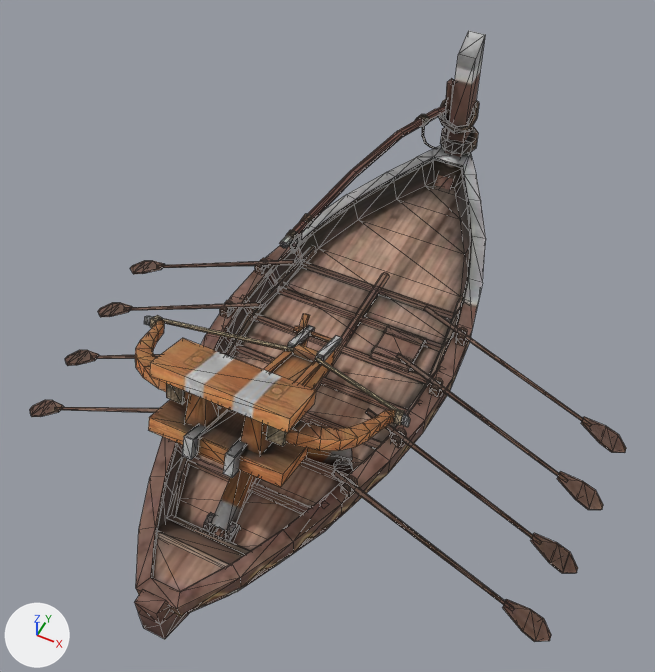
Two versions of the glTF model public/assets/unit-models/224-warbarge.glb, one commit apart.
Camera for both pictures: a camera (50 mm lens) standing at (2.68, -5.58, 7.51) and looking at (-0.17, 0.12, 0.39). Every picture has the same lights, and +X, +Y and +Z are marked at lower left. The picture after the commit comes second. Mesh edges are drawn as thin lines. Vertices at exactly the same position are counted once.

The scene before the commit, as lines of its bpy script (objects in view):
```python
mat_material_1 = principled_material('Material_1')
mat_material_1.texture = img_image_1
mat_material_1.metallic = 0.05
mat_material_1.roughness = 0.85
me_mesh_0 = bpy.data.meshes.new('Mesh_0')
me_mesh_0.from_pydata(...)  # 1855 vertices, 3354 faces; spans x -3.03..3.02, y -3.4..4.08, z -1.12..2.13
# faces by material slot: [2626, 728]
me_mesh_0.materials.append(mat_material_0)  # picture img_image_0
me_mesh_0.materials.append(mat_material_1)  # picture img_image_1
ob_mesh_0 = bpy.data.objects.new('Mesh_0', me_mesh_0)
ob_mesh_0.location = (0.0, 0.0, 0.0)
```
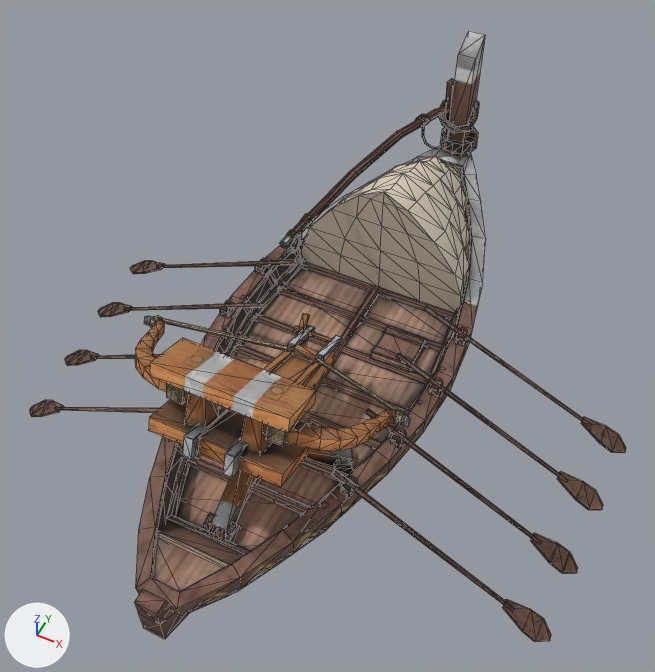
Boxes [x1, y1, x2, y2] around the edits, measured in the pictures (655 x 672 px):
'Mesh_0', reshaped: [30, 31, 626, 642] in both
part 1 of me_mesh_0, added: after [301, 156, 470, 313]

Edits to the bpy script that builds the scene:
```text
Change mat_material_1:
    remove mat_material_1.texture = img_image_1
    add mat_material_1.base_color = (0.72, 0.64, 0.52)  # pale yellow #ddd1bf
    mat_material_1.roughness: 0.85 -> 0.9
Add mat_material_2:
    mat_material_2 = principled_material('Material_2')
    mat_material_2.texture = img_image_1
    mat_material_2.metallic = 0.05
    mat_material_2.roughness = 0.85
Change me_mesh_0:
    used by ob_mesh_0; location = (0.0, 0.0, 0.0)
    remove me_mesh_0.from_pydata(...)  # 1855 vertices, 3354 faces; spans x -3.03..3.02, y -3.4..4.08, z -1.12..2.13
    add me_mesh_0.from_pydata(...)  # 1976 vertices, 3571 faces; spans x -3.03..3.02, y -3.4..4.08, z -1.12..2.13
    me_mesh_0 part 1: a new loose piece of 121 vertices spanning x -0.98..0.97, y 1.04..3.15, z 0.35..1.7, in mat_material_1 (pale yellow #ddd1bf)
    add me_mesh_0.materials.append(mat_material_2)  # picture img_image_1
```
